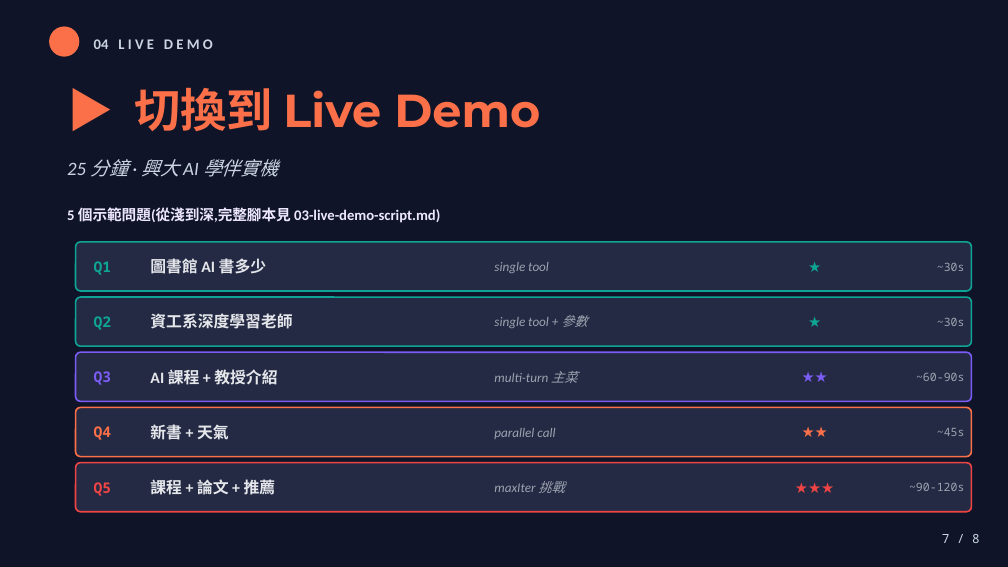
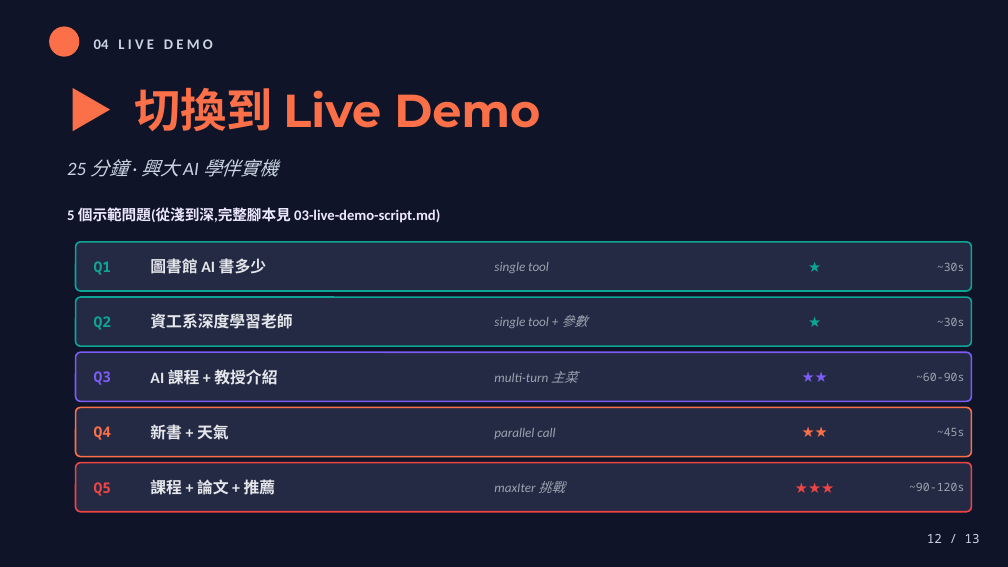
Before and after one commit to mjib007/nchu-mcp-workshop-2026, a slide deck: slide 12 of slides/03-agentic-tool-loop.pptx (slide 10 before the commit). Drawn at 1008x567 pixels with LibreOffice and Linux fonts; fonts in the diff are those of the drawing. Boxes give left, top, right and bottom in pixels: in the first picture for what was removed or moved away, otherwise in the second. Text is boxed around its words. In the diff, an @@ line names an element or a change of style, - is before the commit and + after.

```diff
--- a/slides/03-agentic-tool-loop.pptx
+++ b/slides/03-agentic-tool-loop.pptx
@@ text at (927,534,980,543): text changed @@
-7 / 8
+12 / 13
```
Also in this commit, not shown: 9 other slides changed, 2 slides added, 1 other file.
